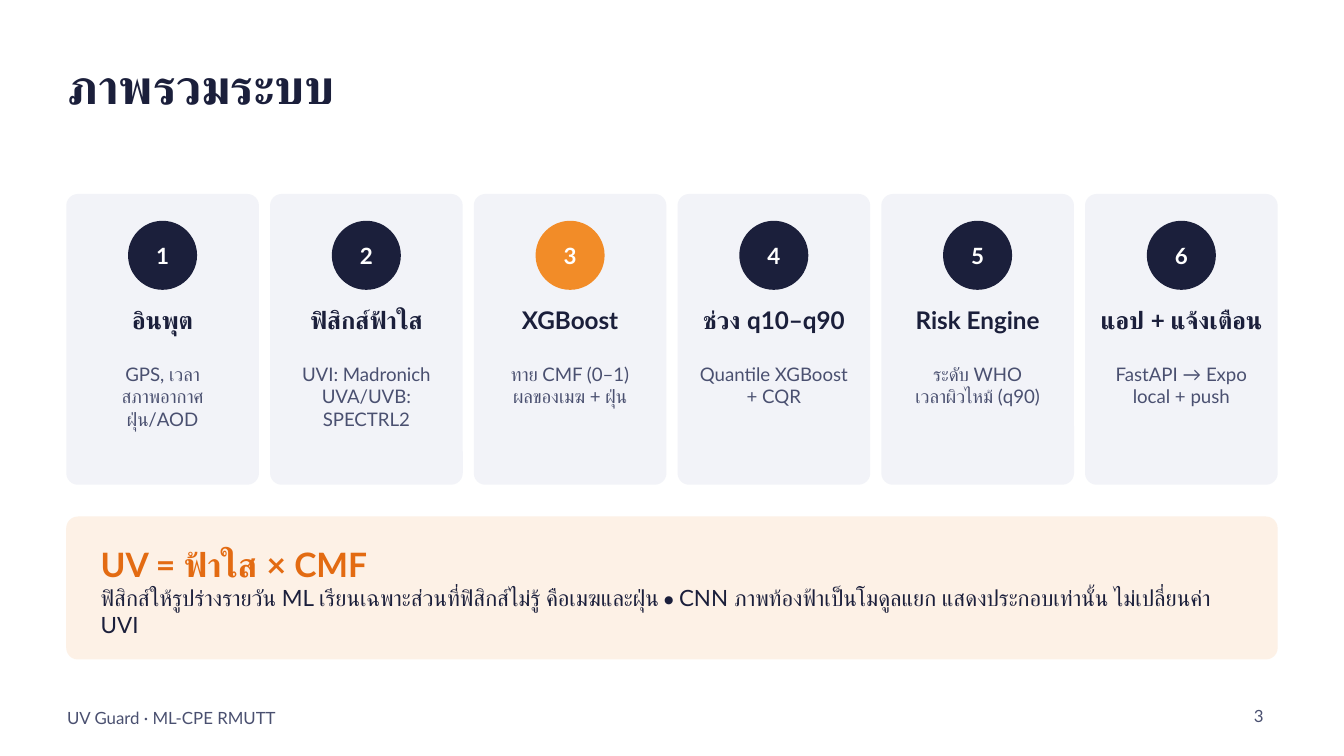
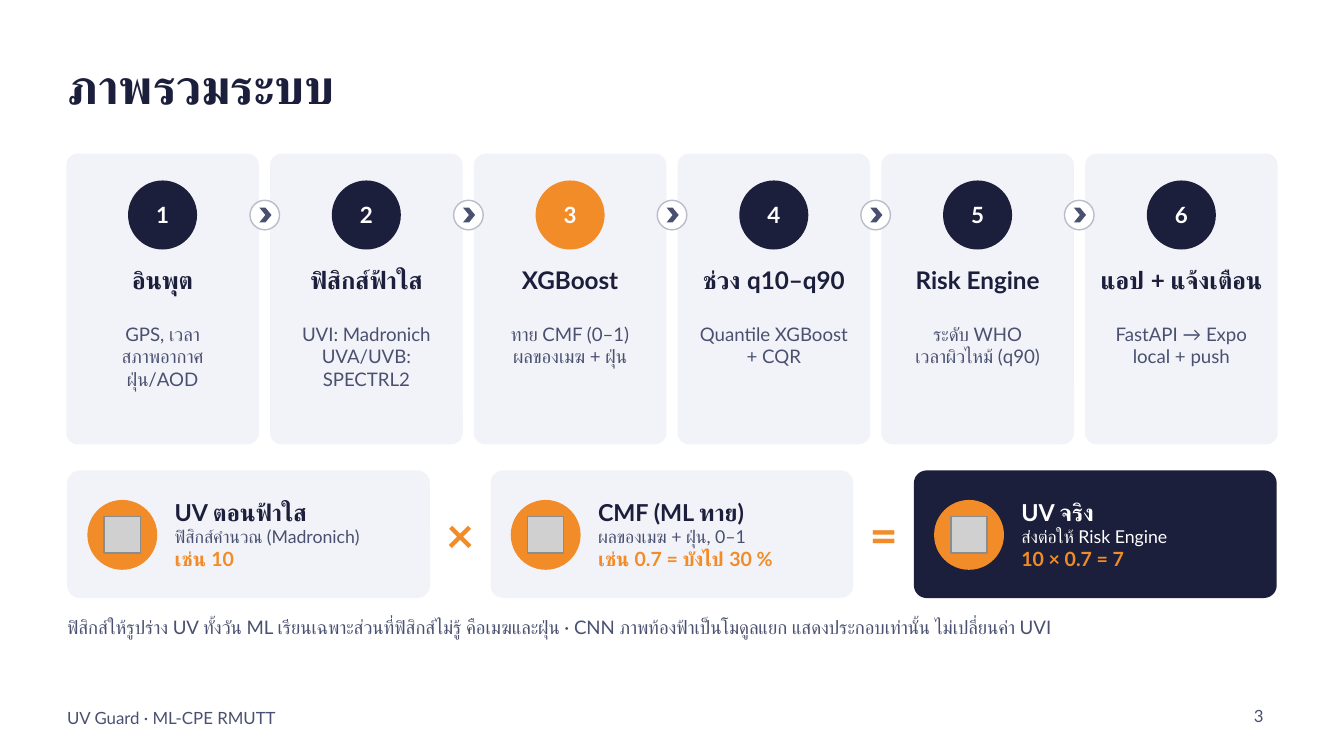
Before and after one commit to Folktom04/ML-CPE, a slide deck: slide 3 of Final-Project/docs/uv_guard_presentation.pptx. Drawn at 1344x756 pixels with LibreOffice and Linux fonts; fonts in the diff are those of the drawing; grey boxes stand for pictures. Boxes give left, top, right and bottom in pixels: in the first picture for what was removed or moved away, otherwise in the second. Text is boxed around its words. In the diff, an @@ line names an element or a change of style, - is before the commit and + after.

```diff
--- a/Final-Project/docs/uv_guard_presentation.pptx
+++ b/Final-Project/docs/uv_guard_presentation.pptx
@@ 18 texts, 6 rounded rectangles, 6 ellipses moved together from (x1=67, y1=195, x2=1277, y2=484) to (x1=67, y1=155, x2=1277, y2=444) @@
@@ ellipse added at (x1=250, y1=200, x2=280, y2=230), fill #FFFFFF, outline #B8BCCB 0.75 pt @@
@@ chevron added at (x1=259, y1=207, x2=271, y2=222), fill #4A5070 @@
@@ ellipse added at (x1=454, y1=200, x2=484, y2=230), fill #FFFFFF, outline #B8BCCB 0.75 pt @@
@@ chevron added at (x1=462, y1=207, x2=474, y2=222), fill #4A5070 @@
@@ ellipse added at (x1=657, y1=200, x2=687, y2=230), fill #FFFFFF, outline #B8BCCB 0.75 pt @@
@@ chevron added at (x1=667, y1=207, x2=679, y2=222), fill #4A5070 @@
@@ ellipse added at (x1=860, y1=200, x2=890, y2=230), fill #FFFFFF, outline #B8BCCB 0.75 pt @@
@@ chevron added at (x1=870, y1=207, x2=882, y2=222), fill #4A5070 @@
@@ ellipse added at (x1=1064, y1=200, x2=1094, y2=230), fill #FFFFFF, outline #B8BCCB 0.75 pt @@
@@ chevron added at (x1=1074, y1=207, x2=1086, y2=222), fill #4A5070 @@
@@ rounded rectangle added at (x1=67, y1=470, x2=430, y2=598), fill #F2F3F8 @@
@@ text added at (x1=430, y1=470, x2=491, y2=598), 26 pt, text #F28C28, bold @@
+×
@@ rounded rectangle added at (x1=491, y1=470, x2=853, y2=598), fill #F2F3F8 @@
@@ text added at (x1=853, y1=470, x2=914, y2=598), 26 pt, text #F28C28, bold @@
+=
@@ rounded rectangle added at (x1=914, y1=470, x2=1277, y2=598), fill #1B1F3B @@
@@ ellipse added at (x1=87, y1=500, x2=157, y2=570), fill #F28C28 @@
@@ text added at (x1=175, y1=502, x2=360, y2=567), 9.5 pt, text #4A5070 @@
+UV ตอนฟ้าใส
+ฟิสิกส์คำนวณ (Madronich)
+เช่น 10
@@ ellipse added at (x1=511, y1=500, x2=581, y2=570), fill #F28C28 @@
@@ text added at (x1=598, y1=503, x2=752, y2=567), 9.5 pt, text #4A5070, bold @@
+CMF (ML ทาย)
+ผลของเมฆ + ฝุ่น, 0–1
+เช่น 0.7 = บังไป 30 %
@@ ellipse added at (x1=934, y1=500, x2=1004, y2=570), fill #F28C28 @@
@@ text added at (x1=1021, y1=502, x2=1168, y2=566), 9.5 pt, text #FFFFFF @@
+UV จริง
+ส่งต่อให้ Risk Engine
+10 × 0.7 = 7
@@ rounded rectangle removed at (x1=67, y1=517, x2=1277, y2=659) @@
@@ picture added at (x1=103, y1=516, x2=140, y2=552) @@
@@ picture added at (x1=527, y1=516, x2=563, y2=552) @@
@@ picture added at (x1=950, y1=516, x2=986, y2=552) @@
@@ text at (x1=67, y1=619, x2=1051, y2=639): text changed; size 12 to 10 pt; text colour #1B1F3B to #4A5070 @@
-UV = ฟ้าใส × CMF
-ฟิสิกส์ให้รูปร่างรายวัน ML เรียนเฉพาะส่วนที่ฟิสิกส์ไม่รู้ คือเมฆและฝุ่น • CNN ภาพท้องฟ้าเป็นโมดูลแยก แสดงประกอบเท่านั้น ไม่เปลี่ยนค่า UVI
+ฟิสิกส์ให้รูปร่าง UV ทั้งวัน ML เรียนเฉพาะส่วนที่ฟิสิกส์ไม่รู้ คือเมฆและฝุ่น · CNN ภาพท้องฟ้าเป็นโมดูลแยก แสดงประกอบเท่านั้น ไม่เปลี่ยนค่า UVI
@@ text "ฟิสิกส์ให้รูปร่าง UV ทั้งวัน ML เรียนเฉพาะส่วนที่ฟิสิกส์ไม่ร ..." at (x1=67, y1=619, x2=1051, y2=639): vertical alignment middle to top @@
```
Also in this commit, not shown: 14 other slides changed, 1 slide added, 6 other files.
